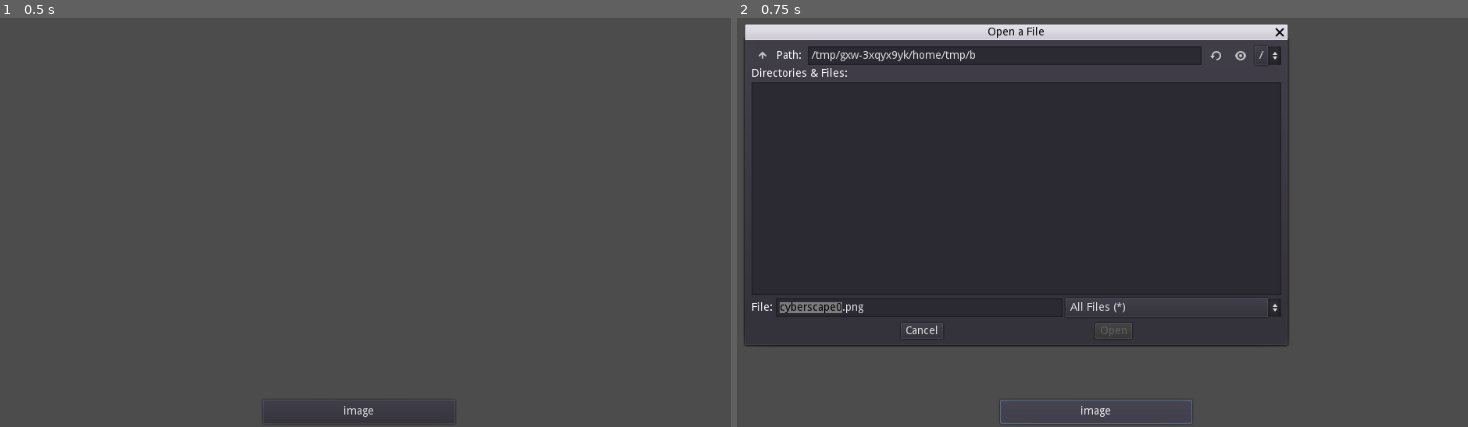
Above: before the commit, frames 1-2 (left to right).
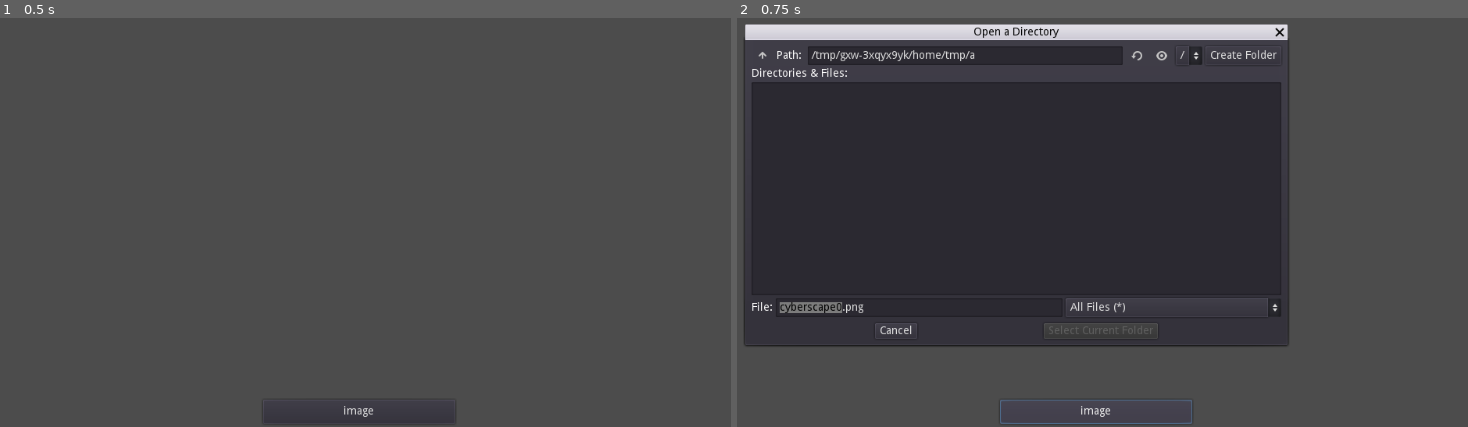
Above: after the commit, the same moments.

Repository: lucasw/vimaj
Game: Godot game, scene res://Node2D.tscn
Same seed, same stepped clock (60 frames per second), same inputs: the game is played once before the commit and once after it.
Inputs:
- Up to frame 1 (0.5 s): no input
- Up to frame 2 (0.75 s): click "image" at 0.5 s

Frame 1 is identical in both runs. In frame 2, 0.6% of the frame differs, in the area x 18-75%, y 2-78%.

Commit message:
Can now browse directory of images

Diff:
--- a/godot/Node2D.gd
+++ b/godot/Node2D.gd
@@ -4,13 +4,17 @@
 # Declare member variables here. Examples:
 # var a = 2
 # var b = "text"
-
+var image_list = []
+var index = 0
+var cur_path
 
 # Called when the node enters the scene tree for the first time.
 func _ready():
 	$FileDialog.hide()
 	$Button.connect("pressed", self, "open_dir", ["open_dir_test"])
-	$FileDialog.connect("file_selected", self, "image_file_selected")
+	$FileDialog.mode = FileDialog.MODE_OPEN_DIR
+	# $FileDialog.connect("file_selected", self, "image_file_selected")
+	$FileDialog.connect("dir_selected", self, "image_dir_selected")
 
 func open_dir(button_name):
 	print(button_name)
@@ -18,6 +22,40 @@
 # Called every frame. 'delta' is the elapsed time since the previous frame.
 #func _process(delta):
 #	pass
+
+func image_dir_selected(path):
+
+	print(cur_path)
+	var dir = Directory.new()
+
+	if dir.open(path) != OK:
+		print("An error occurred when trying to access the path.")
+		return
+
+	dir.list_dir_begin()
+	var image_names = []
+	while true:
+		var file_name = dir.get_next()
+		if file_name == "":
+			break
+		if dir.current_is_dir():
+			continue
+		var num = len(file_name)
+		if num < 4:
+			continue
+		var postfix = file_name.right(num - 3)
+		if postfix != "jpg" and postfix != "png":
+			continue
+		image_names = image_names + [file_name]
+
+	for image_name in image_names:
+		print(image_name)
+	cur_path = path
+	image_list = image_names
+	index = 0
+	if len(image_list) == 0:
+		return
+	image_file_selected(path + "/" + image_names[0])
 
 func image_file_selected(path):
 	print(path)
@@ -61,4 +99,21 @@
 
 	$Sprite.set_scale(Vector2(sc_x, sc_y))
 
-#
+func change_image(new_index):
+	var num = len(image_list)
+	if num == 0:
+		return
+	# index = new_index % num
+	if new_index >= num:
+		return
+	if new_index < 0:
+		return
+	index = new_index
+	image_file_selected(cur_path + "/" + image_list[index])
+
+func _input(event):
+	if event.is_action_pressed("ui_left"):
+		change_image(index - 1)
+
+	if event.is_action_pressed("ui_right"):
+		change_image(index + 1)
--- a/godot/Node2D.tscn
+++ b/godot/Node2D.tscn
@@ -15,9 +15,9 @@
 dialog_hide_on_ok = true
 mode = 0
 access = 2
-current_dir = "/home/lucasw/own/src/godot/test"
+current_dir = "/home/lucasw/own/src/vimaj/godot"
 current_file = "cyberscape0.png"
-current_path = "/home/lucasw/own/src/godot/test/cyberscape0.png"
+current_path = "/home/lucasw/own/src/vimaj/godot/cyberscape0.png"
 __meta__ = {
 "_edit_use_anchors_": false
 }
